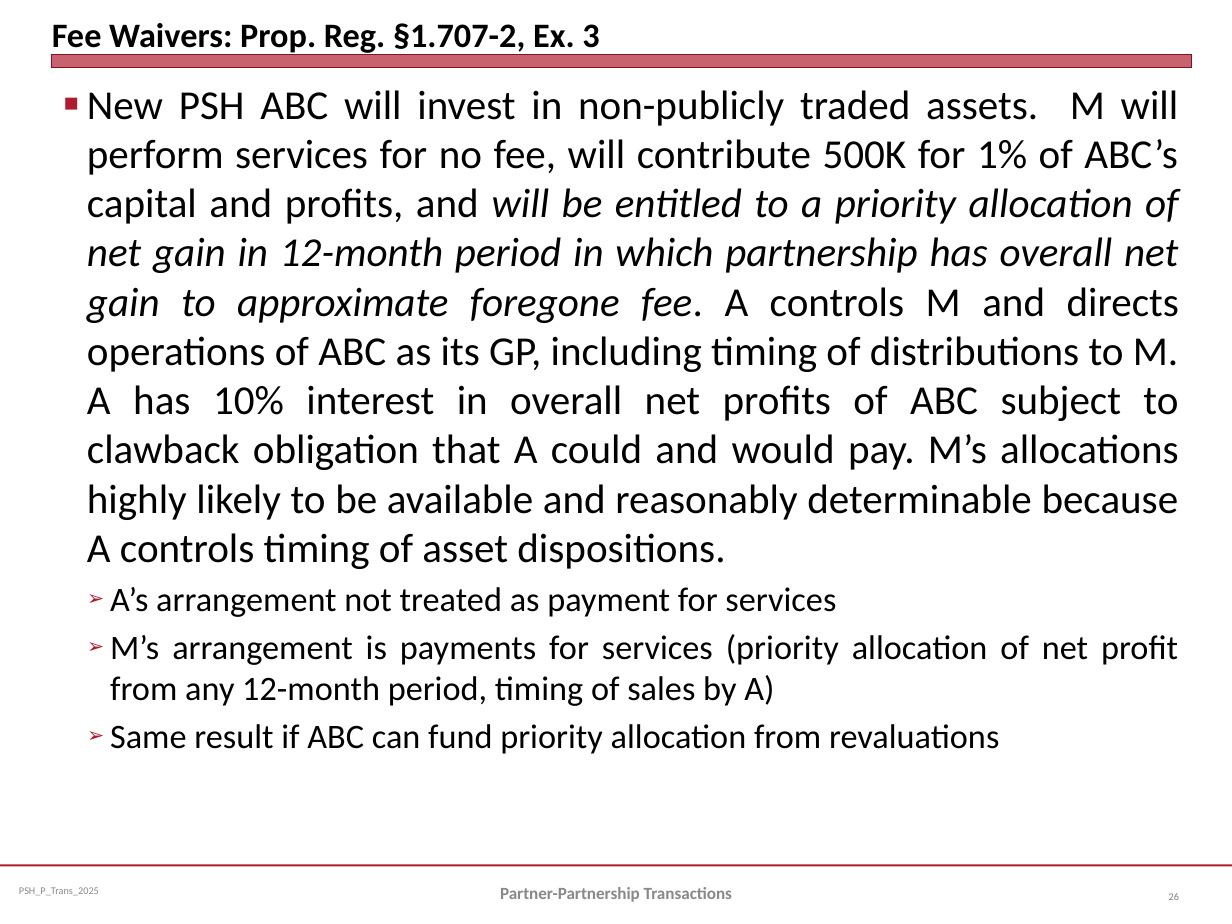
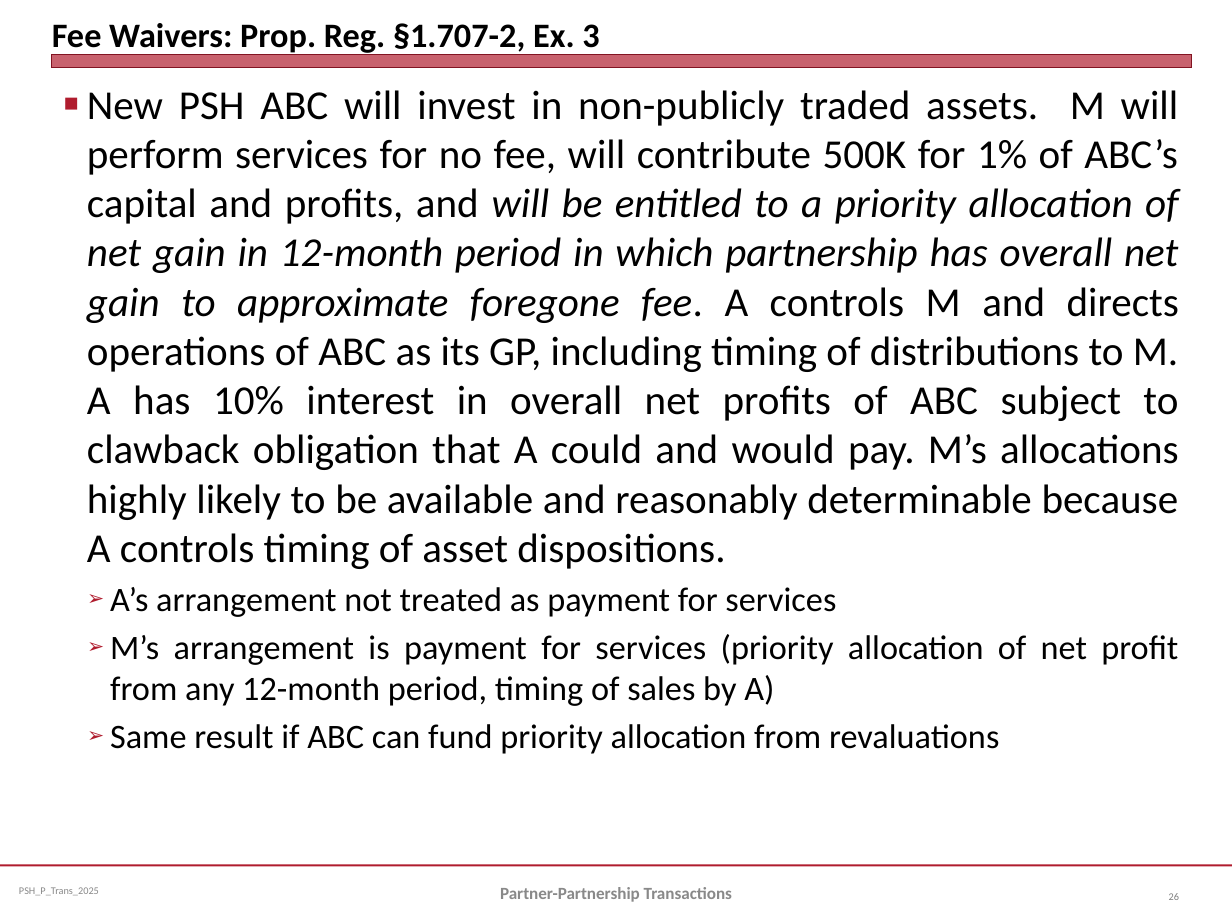
Before and after one commit to jmc877/Partnership-Tax, a slide deck: slide 26 of slides/PSH_P_Trans_2025.pptx. Drawn at 1232x924 pixels with LibreOffice and Linux fonts; fonts in the diff are those of the drawing. Boxes give left, top, right and bottom in pixels: in the first picture for what was removed or moved away, otherwise in the second. Text is boxed around its words. In the diff, an @@ line names an element or a change of style, - is before the commit and + after.

```diff
--- a/slides/PSH_P_Trans_2025.pptx
+++ b/slides/PSH_P_Trans_2025.pptx
@@ text at (110,634,1178,706): text changed @@
-  ➢ M’s arrangement is payments for services (priority allocation of net profit from any 12-month period, timing of sales by A)
+  ➢ M’s arrangement is payment for services (priority allocation of net profit from any 12-month period, timing of sales by A)
```
Also in this commit, not shown: 5 other slides changed.
